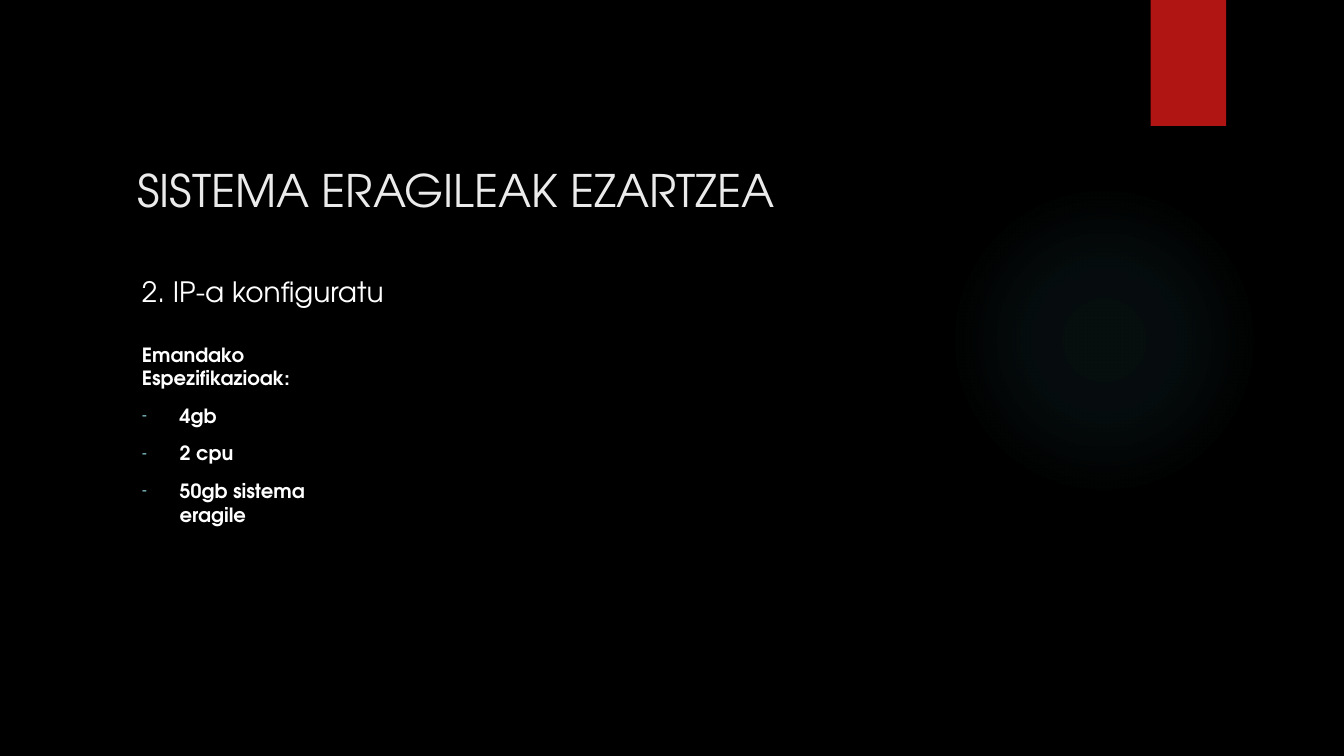
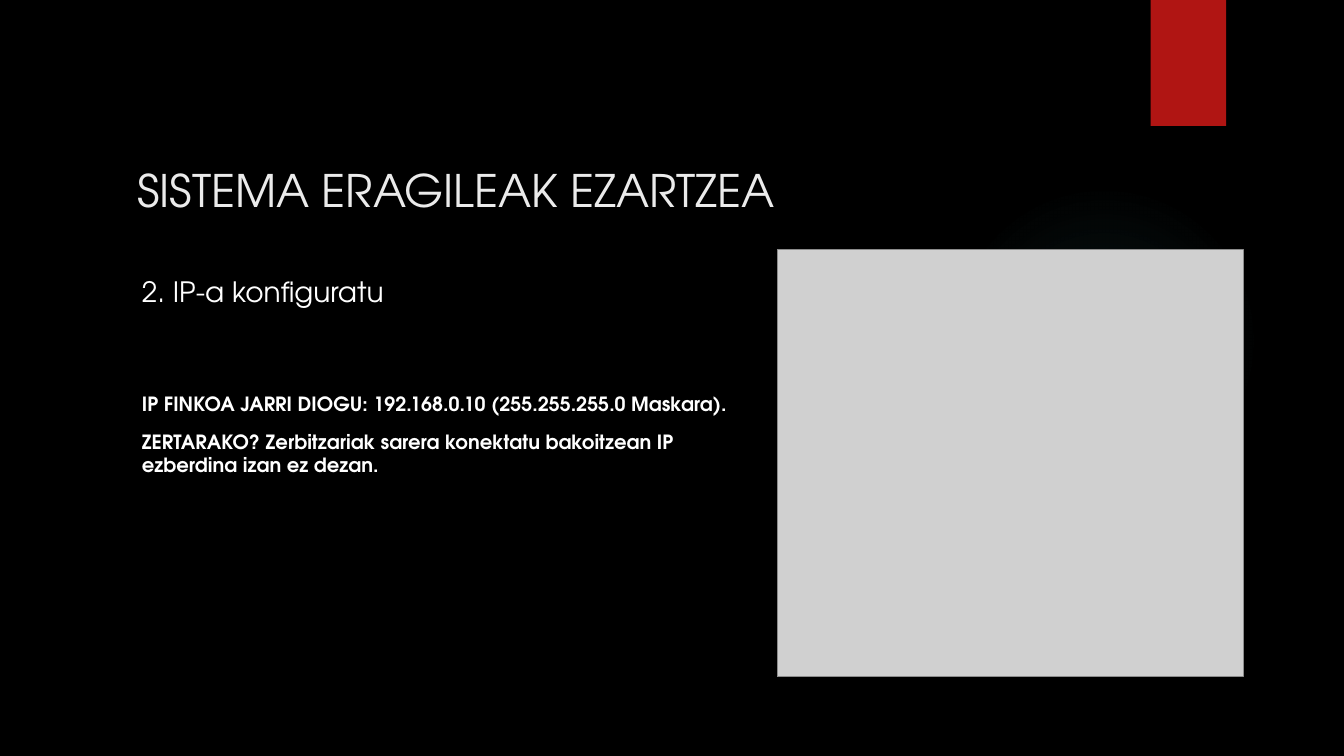
Before and after one commit to aldalurxabier-cmyk/1.-Erronka, a slide deck: slide 9 of Aurkezpena/1.Erronka Aurkezpena.pptx. Drawn at 1344x756 pixels with LibreOffice and Linux fonts; fonts in the diff are those of the drawing; grey boxes stand for pictures; background and template pictures are left out. Boxes give left, top, right and bottom in pixels: in the first picture for what was removed or moved away, otherwise in the second. Text is boxed around its words. In the diff, an @@ line names an element or a change of style, - is before the commit and + after.

```diff
--- a/Aurkezpena/1.Erronka Aurkezpena.pptx
+++ b/Aurkezpena/1.Erronka Aurkezpena.pptx
@@ picture added at (777, 249, 1243, 677) @@
@@ text at (142, 396, 726, 473): text changed @@
-Emandako Espezifikazioak:
-– 4gb
-– 2 cpu
-– 50gb sistema eragile
+IP FINKOA JARRI DIOGU: 192.168.0.10 (255.255.255.0 Maskara).
+ZERTARAKO? Zerbitzariak sarera konektatu bakoitzean IP ezberdina izan ez dezan.
```
Also in this commit, not shown: 5 other slides changed, 8 other files.
